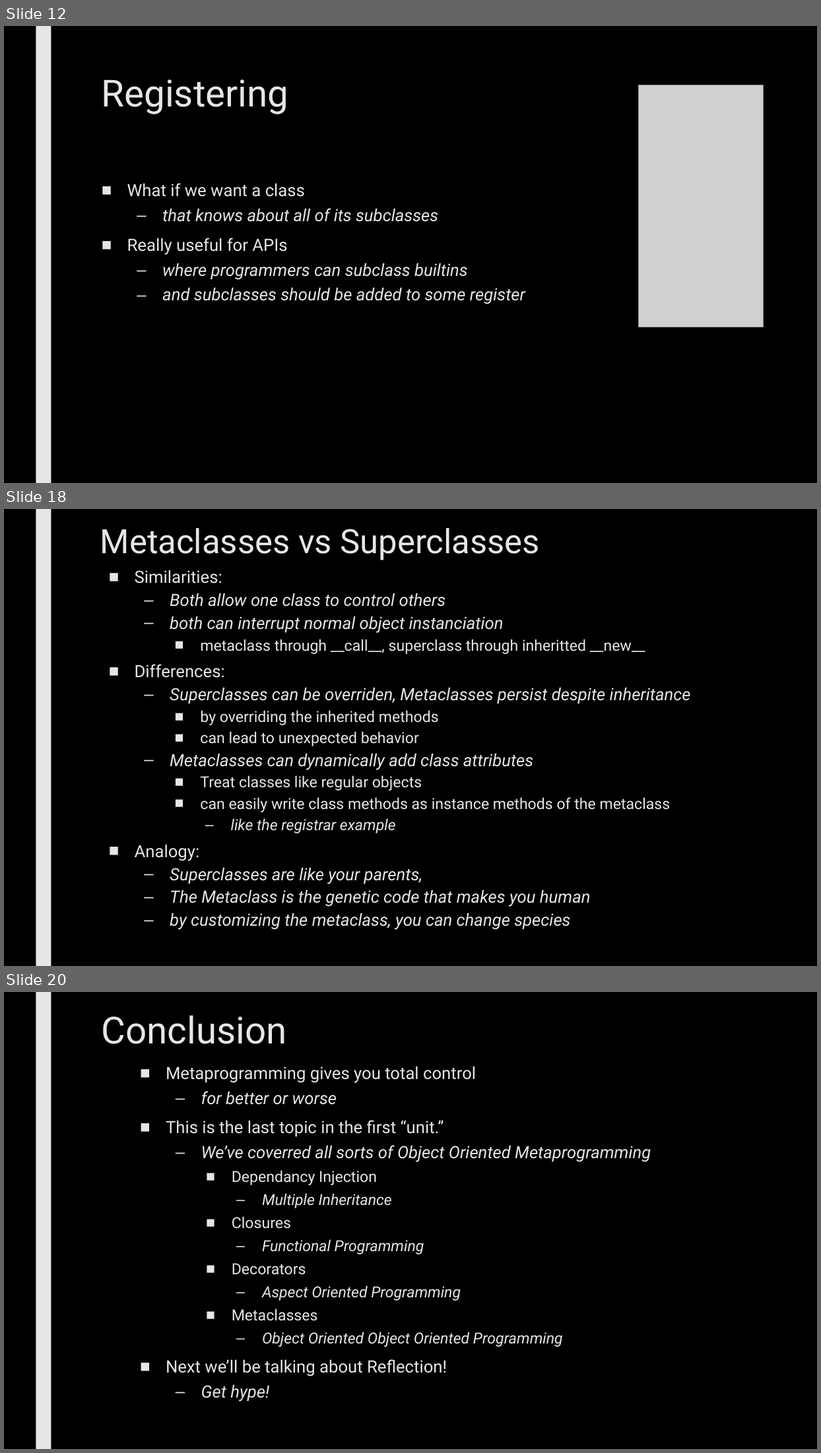
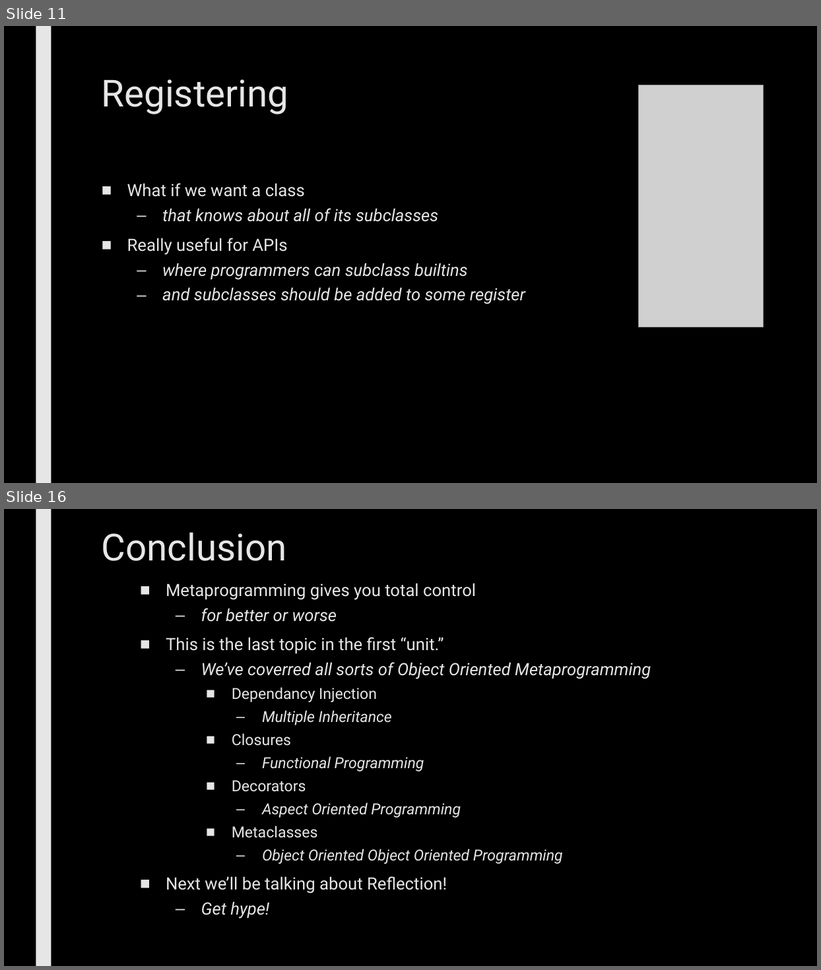
Before and after one commit to max7patek/metaprogramming, a slide deck: slides/05-Metaclasses.pptx. Shown one above the other, each under a label of ours: slides 12, 18 and 20 before the commit, slides 11 and 16 after it; the slides between them are not shown. The pictures are 821x1453 and 821x970 pixels, drawn with LibreOffice and Linux fonts; fonts in the diff are those of the drawing; grey boxes stand for pictures. Boxes give left, top, right and bottom in pixels: in the first picture for what was removed or moved away, otherwise in the second. Text is boxed around its words. In the diff, an @@ line names an element or a change of style, - is before the commit and + after.

```diff
--- a/slides/05-Metaclasses.pptx
+++ b/slides/05-Metaclasses.pptx
@@ slide 18 removed at bbox=[4, 509, 817, 966], background #000000; not listed: 1 template element that a slide beside it also shows @@
@@ title removed at bbox=[100, 528, 539, 560] @@
-Metaclasses vs Superclasses
@@ text removed at bbox=[135, 570, 691, 930] @@
-■ Similarities:
-  – Both allow one class to control others
-  – both can interrupt normal object instanciation
-    ■ metaclass through __call__, superclass through inheritted __new__
-■ Differences:
-  – Superclasses can be overriden, Metaclasses persist despite inheritance
-    ■ by overriding the inherited methods
-    ■ can lead to unexpected behavior
-  – Metaclasses can dynamically add class attributes
-    ■ Treat classes like regular objects
-    ■ can easily write class methods as instance methods of the metaclass
-      – like the registrar example
-■ Analogy:
-  – Superclasses are like your parents,
-  – The Metaclass is the genetic code that makes you human
-  – by customizing the metaclass, you can change species
@@ what was slide 12 is now slide 11 @@
@@ what was slide 20 is now slide 16 @@
```
Also in this commit, not shown: 10 slides changed, 3 slides added, 9 other slides removed.
